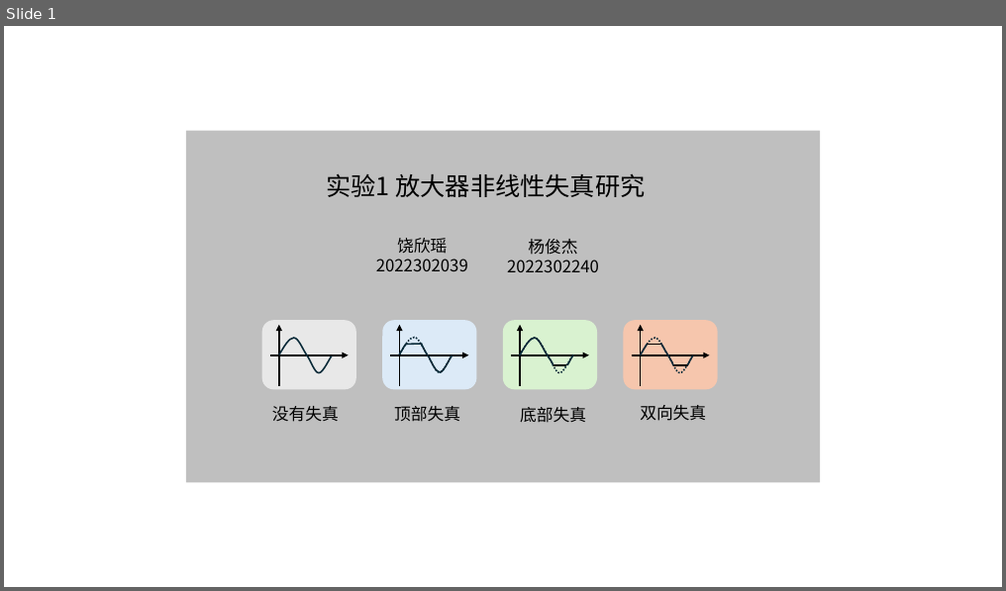
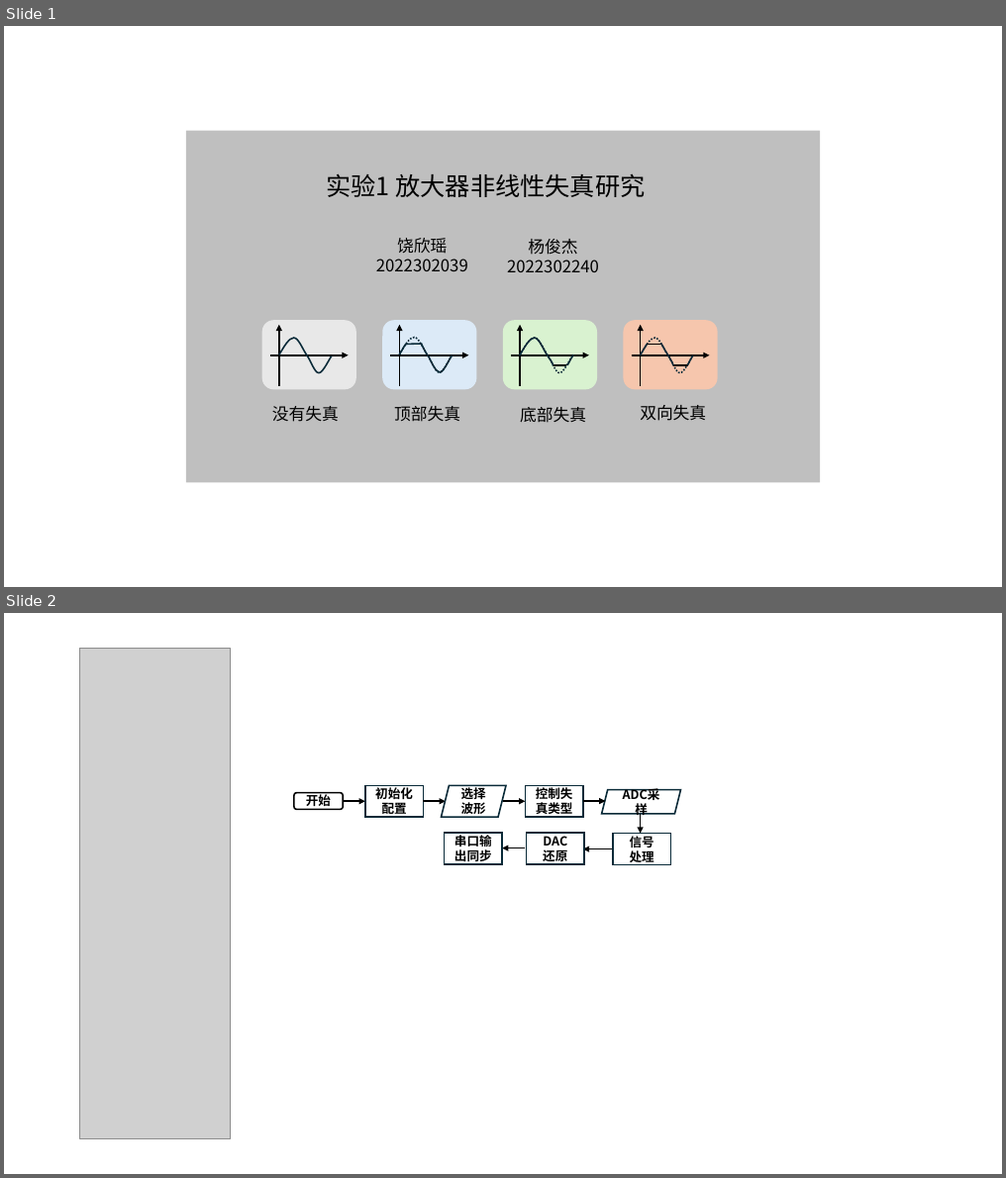
Before and after one commit to Rtwotwo/Micro-Development, a slide deck: assets/Screen_UI.pptx. Shown one above the other, each under a label of ours: slide 1 before the commit, slides 1 and 2 after it. The pictures are 1006x591 and 1006x1178 pixels, drawn with LibreOffice and Linux fonts; fonts in the diff are those of the drawing; grey boxes stand for pictures; background and template pictures are left out. Boxes give left, top, right and bottom in pixels: in the first picture for what was removed or moved away, otherwise in the second. Text is boxed around its words. In the diff, an @@ line names an element or a change of style, - is before the commit and + after.

```diff
--- a/assets/Screen_UI.pptx
+++ b/assets/Screen_UI.pptx
@@ slide 2 added at bbox=[4, 613, 1002, 1174], background #FFFFFF @@
@@ picture added at bbox=[80, 649, 230, 1140] @@
@@ rectangle added at bbox=[365, 786, 423, 817], fill #FFFFFF, outline #092A39 1.5 pt, 12 pt, text #000000, bold @@
+初始化配置
@@ parallelogram added at bbox=[442, 786, 506, 817], fill #FFFFFF, outline #092A39 1.5 pt, 12 pt, text #000000, bold @@
+选择波形
@@ rectangle added at bbox=[525, 786, 583, 817], fill #FFFFFF, outline #092A39 1.5 pt, 12 pt, text #000000, bold @@
+控制失真类型
@@ parallelogram added at bbox=[601, 789, 681, 814], fill #FFFFFF, outline #092A39 1.5 pt, 12 pt, text #000000, bold @@
+ADC采样
@@ rounded rectangle added at bbox=[294, 792, 344, 809], outline #000000 1.5 pt @@
@@ text added at bbox=[306, 792, 331, 808], 12 pt, text #000000, bold @@
+开始
@@ arrow added from (344, 802) to (365, 802), #000000 1.5 pt @@
@@ arrow added from (423, 802) to (446, 802), #000000 1.5 pt @@
@@ arrow added from (503, 802) to (525, 802), #000000 1.5 pt @@
@@ arrow added from (583, 801) to (606, 801), #000000 1.5 pt @@
@@ arrow added from (641, 814) to (641, 834), #000000 1.5 pt @@
@@ rectangle added at bbox=[445, 833, 502, 864], fill #FFFFFF, outline #092A39 1.5 pt, 12 pt, text #000000, bold @@
+串口输出同步
@@ arrow added from (525, 848) to (502, 848), #000000 1.5 pt @@
@@ rectangle added at bbox=[527, 833, 584, 864], fill #FFFFFF, outline #092A39 1.5 pt, 12 pt, text #000000, bold @@
+DAC
+还原
@@ arrow added from (613, 850) to (583, 850), #000000 1.5 pt @@
@@ rectangle added at bbox=[613, 834, 670, 865], fill #FFFFFF, outline #092A39 1.5 pt, 12 pt, text #000000, bold @@
+信号
+处理
```
Also in this commit, not shown: 4 other files.
